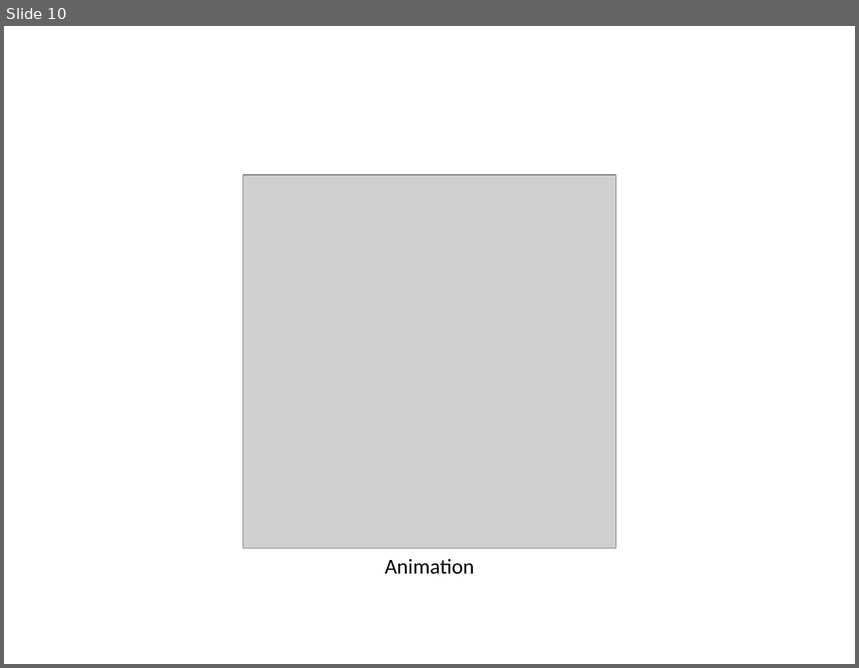
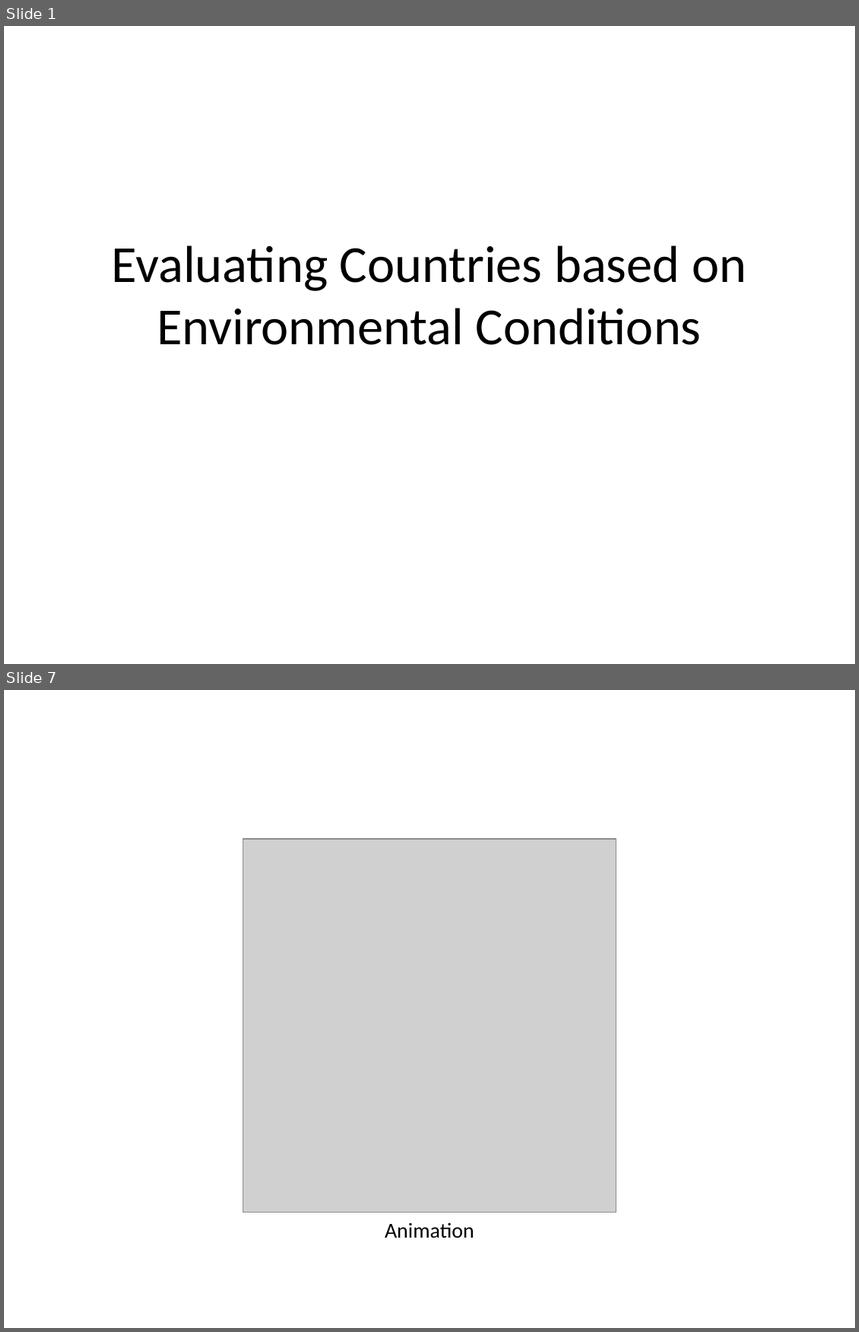
Before and after one commit to rkmalaiya/Environement_vs_Happiness, a slide deck: presentation/ppt1/power_point_assign1.pptx. Shown one above the other, each under a label of ours: slide 10 before the commit, slides 1 and 7 after it; the slides between them are not shown. The pictures are 859x668 and 859x1332 pixels, drawn with LibreOffice and Linux fonts; fonts in the diff are those of the drawing; grey boxes stand for pictures. Boxes give left, top, right and bottom in pixels: in the first picture for what was removed or moved away, otherwise in the second. Text is boxed around its words. In the diff, an @@ line names an element or a change of style, - is before the commit and + after.

```diff
--- a/presentation/ppt1/power_point_assign1.pptx
+++ b/presentation/ppt1/power_point_assign1.pptx
@@ slide 1 added at (4,26,855,664), background #FFFFFF @@
@@ title added at (112,246,747,345), 44 pt, text #000000 @@
+Evaluating Countries based on Environmental Conditions
@@ what was slide 10 is now slide 7 @@
```
Also in this commit, not shown: 4 slides changed, 2 other slides added, 6 slides removed, 10 other files.
